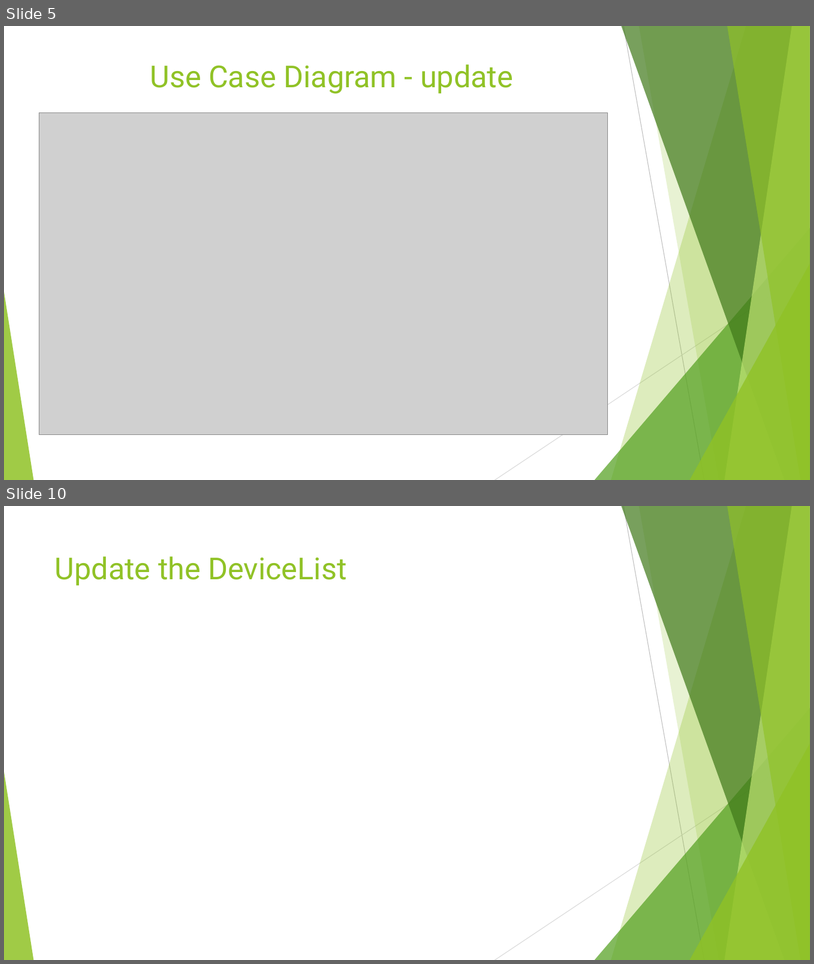
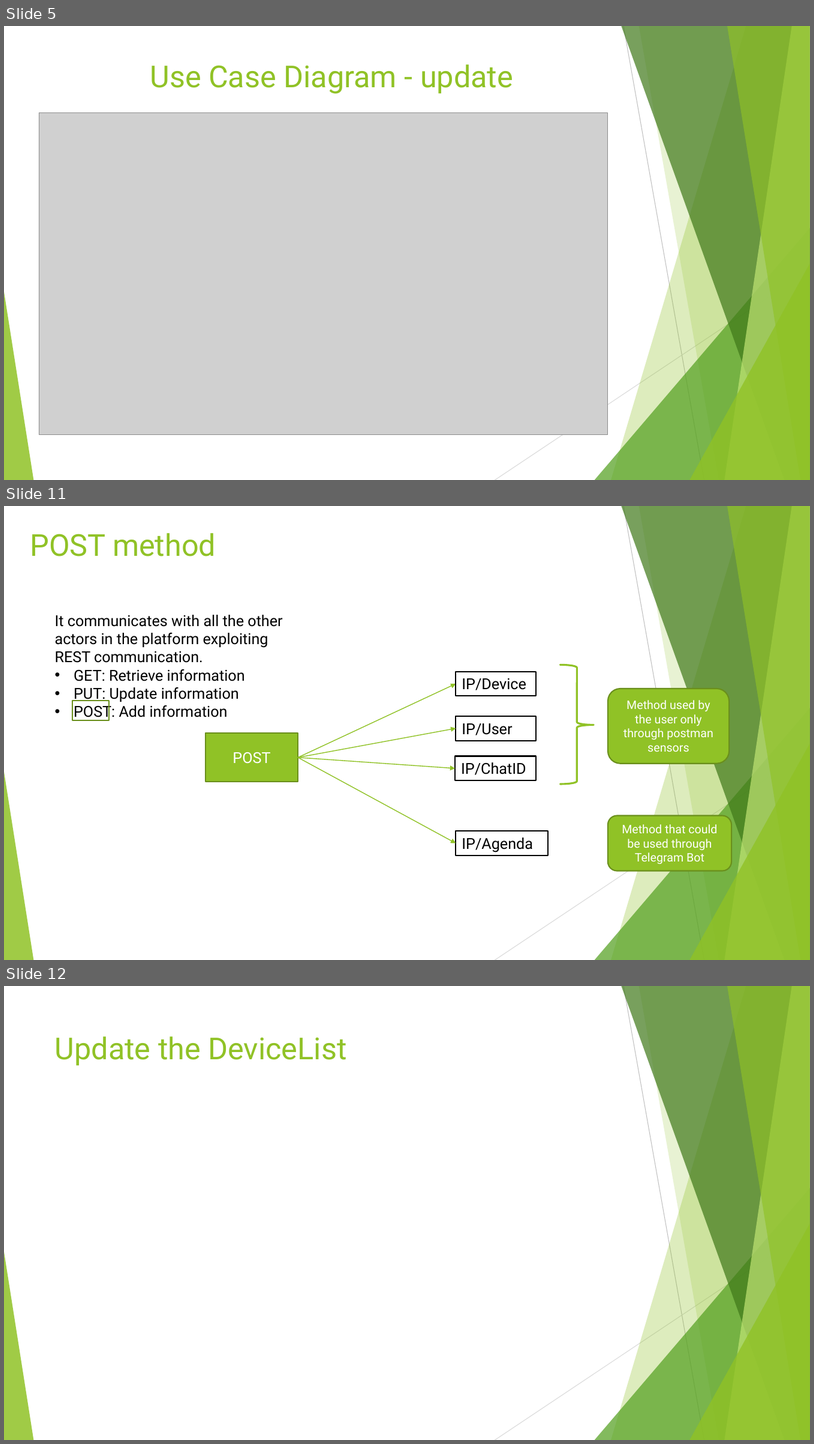
Before and after one commit to annageraci/Battery_Charger_Smart, a slide deck: Materiale Extra/Presentazione del progetto .pptx. Shown one above the other, each under a label of ours: slides 5 and 10 before the commit, slides 5, 11 and 12 after it; the slides between them are not shown. The pictures are 814x964 and 814x1444 pixels, drawn with LibreOffice and Linux fonts; fonts in the diff are those of the drawing; grey boxes stand for pictures. Boxes give left, top, right and bottom in pixels: in the first picture for what was removed or moved away, otherwise in the second. Text is boxed around its words. In the diff, an @@ line names an element or a change of style, - is before the commit and + after.

```diff
--- a/Materiale Extra/Presentazione del progetto .pptx
+++ b/Materiale Extra/Presentazione del progetto .pptx
@@ slide 11 added at (4,506,810,960), background #FFFFFF; not listed: 10 template elements that a slide beside it also shows @@
@@ title added at (30,533,216,556), 36 pt, text #90C226 @@
+POST method
@@ text added at (55,615,282,720), 18 pt, text #000000 @@
+It communicates with all the other actors in the platform exploiting REST communication.
+• GET: Retrieve information
+• PUT: Update information
+• POST: Add information
@@ right brace added at (561,664,594,784), outline #90C226 2.25 pt @@
@@ arrow added from (298, 757) to (456, 684), #90C226 1 pt @@
@@ rectangle added at (456,671,536,696), outline #000000 1.5 pt, 18 pt, text #000000 @@
+IP/Device
@@ rectangle added at (72,701,109,721), outline #6B901C 1.5 pt @@
@@ rounded rectangle added at (608,688,730,764), fill #90C226, outline #6B901C 1.5 pt, 14 pt, text #FFFFFF @@
+Method used by the user only through postman sensors
@@ rectangle added at (456,716,536,740), outline #000000 1.5 pt, 18 pt, text #000000 @@
+IP/User
@@ rectangle added at (206,733,298,782), fill #90C226, outline #6B901C 1.5 pt, 18 pt, text #FFFFFF @@
+POST
@@ arrow added from (298, 757) to (456, 728), #90C226 1 pt @@
@@ arrow added from (298, 757) to (455, 768), #90C226 1 pt @@
@@ arrow added from (298, 757) to (456, 843), #90C226 1 pt @@
@@ rectangle added at (455,756,536,780), outline #000000 1.5 pt, 18 pt, text #000000 @@
+IP/ChatID
@@ rounded rectangle added at (608,815,732,870), fill #90C226, outline #6B901C 1.5 pt, 14 pt, text #FFFFFF @@
+Method that could be used through Telegram Bot
@@ rectangle added at (456,831,548,855), outline #000000 1.5 pt, 18 pt, text #000000 @@
+IP/Agenda
@@ what was slide 10 is now slide 12 @@
```
Also in this commit, not shown: 1 slide changed, 5 other slides added, 4 slides removed, 1 other file.
